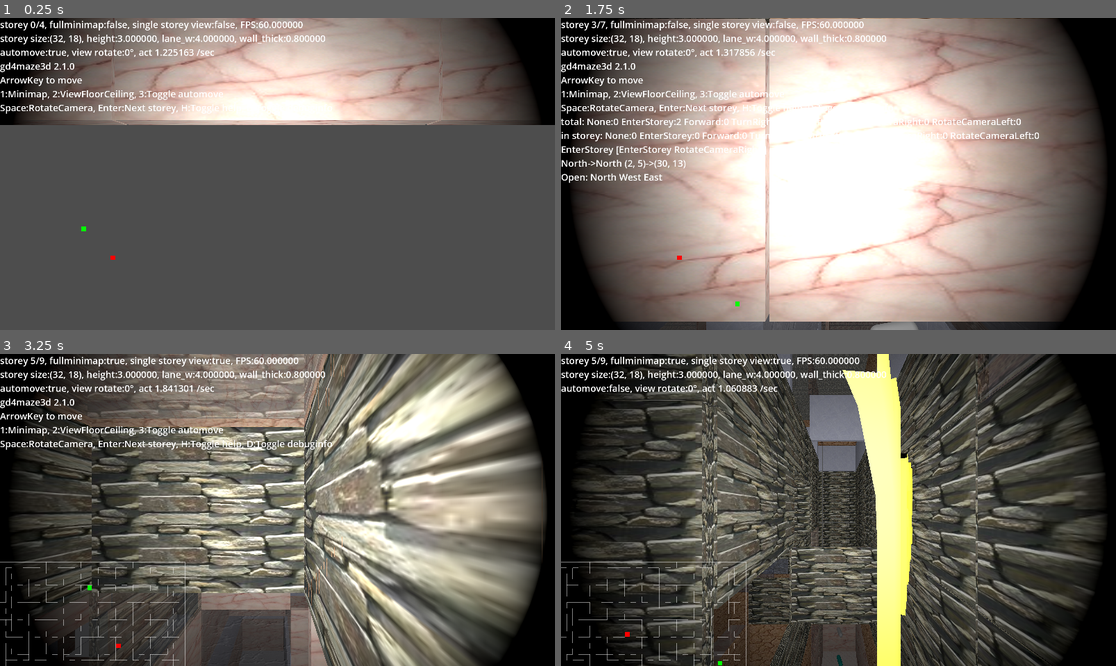
Above: before the commit, frames 1-4 (two rows, left to right).
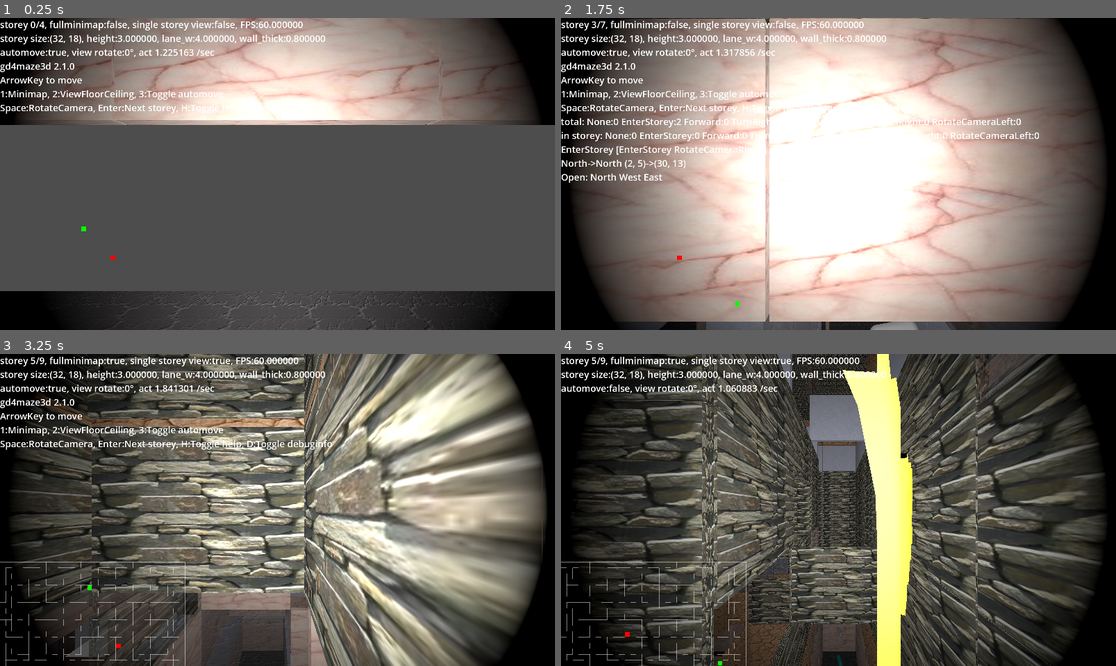
Above: after the commit, the same moments.

Repository: kasworld/gd4maze3d
Game: Godot game, scene res://main.tscn
Two runs of this game, one before a commit and one after it. Both use one fixed random seed, a clock stepped at 60 frames per second and the inputs below.
Inputs (mouse positions are in pixels of both pictures, inside the frame that each line leads up to):
- Up to frame 1 (0.25 s): no input
- Up to frame 2 (1.75 s): tap Enter at 0.5, 0.6, 1.35 s; move the mouse to (960, 158) at 0.52 s; hold D 0.53-1.28 s; click (960, 158) at 0.67 s; tap Space at 0.77, 1.52 s; move the mouse to (727, 189) at 1.27 s; hold Down from 1.28 s (still down)
- Up to frame 3 (3.25 s): move the mouse to (333, 441) at 2.02 s; release Down at 2.03 s; hold D 2.03-2.78 s; tap 1 at 2.1 s; tap Enter at 2.3, 3.05 s; move the mouse to (249, 572) at 2.77 s; hold Up from 2.78 s (still down); tap 2 at 2.85 s; click (249, 572) at 2.92 s; tap Space at 3.02 s
- Up to frame 4 (5 s): move the mouse to (1005, 556) at 3.52 s; release Up at 3.53 s; hold Left from 3.53 s (still down); tap 3 at 3.6 s; tap Space at 3.77, 4.52 s; tap Enter at 3.8, 4.55 s; move the mouse to (672, 463) at 4.27 s; tap H at 4.35 s

The runs differ from the first frame. In frame 1, 7.4% of the frame differs, in the area x 0-100%, y 87-100%; in frame 2, 0.3%; in frame 3, 7.5%, in the area x 10-59%, y 0-100%; in frame 4, 0.9%.

Commit message:
add floor,ceiling to storeylist

Diff:
--- a/main.gd
+++ b/main.gd
@@ -8,6 +8,17 @@
 const InitialStoreyCount :int = 3 # +1 on enter_new_storey
 const MaxStoreyCount :int = InitialStoreyCount *3
 var cur_storey_index :int = -1 # +1 on enter_new_storey
+
+var tex_dict = {
+	brownbrick = preload("res://image/brownbrick50.png"),
+	bluestone = preload("res://image/bluestone50.png"),
+	drymud = preload("res://image/drymud50.png"),
+	graystone = preload("res://image/graystone50.png"),
+	pinkstone = preload("res://image/pinkstone50.png"),
+	greenstone = preload("res://image/greenstone50.png"),
+	ice50 = preload("res://image/ice50.png")
+}
+
 
 var storey_scene = preload("res://storey.tscn")
 var storey_list :Array[Storey]
@@ -21,6 +32,7 @@
 	var st = storey_scene.instantiate()
 	add_child(st)
 	st.init(msize,h,lw,wt,stp,gp)
+	st.view_floor_ceiling(false,false)
 	storey_list.append(st)
 func del_old_storey()->void:
 	var st = storey_list.pop_front()
@@ -49,6 +61,19 @@
 var view_floor_ceiling :bool
 
 func _ready() -> void:
+	var tex_keys = tex_dict.keys()
+	tex_keys.shuffle()
+	$Floor.mesh.size = Vector2(maze_size.x*lane_w, maze_size.y*lane_w)
+	$Floor.position = Vector3(maze_size.x*lane_w/2.0, 0, maze_size.y*lane_w/2.0)
+	$Floor.mesh.material.albedo_texture = tex_dict[tex_keys[0]]
+	#$Floor.mesh.material.transparency = BaseMaterial3D.Transparency.TRANSPARENCY_ALPHA
+
+	$Ceiling.mesh.size = $Floor.mesh.size
+	$Ceiling.position = Vector3(maze_size.x*lane_w/2.0, storey_h, maze_size.y*lane_w/2.0)
+	$Ceiling.mesh.material.albedo_texture = tex_dict[tex_keys[1]]
+	#$Ceiling.mesh.material.transparency = BaseMaterial3D.Transparency.TRANSPARENCY_ALPHA
+
+
 	for i in PlayerCount:
 		var pl = character_scene.instantiate()
 		player_list.append(pl)
@@ -74,8 +99,8 @@
 	add_new_storey(maze_size,storey_h,lane_w,wall_thick)
 	for i in storey_list.size():
 		storey_list[i].view_floor_ceiling(false,false)
-	storey_list[0].view_floor_ceiling(true,false)
-	storey_list[-1].view_floor_ceiling(false,true)
+	$Floor.position.y = -storey_h * cur_storey_index
+	$Ceiling.position.y = storey_h * (storey_list.size()-cur_storey_index)
 
 	var cur_storey = get_cur_storey()
 	if minimap != null:
--- a/main.tscn
+++ b/main.tscn
@@ -1,9 +1,28 @@
-[gd_scene load_steps=3 format=3 uid="uid://bp1buta4pxobp"]
+[gd_scene load_steps=7 format=3 uid="uid://bp1buta4pxobp"]
 
 [ext_resource type="Script" path="res://main.gd" id="1_ct15n"]
 
 [sub_resource type="LabelSettings" id="LabelSettings_2txll"]
 font_size = 32
+
+[sub_resource type="StandardMaterial3D" id="StandardMaterial3D_ydl53"]
+emission = Color(0.188235, 0.188235, 0.188235, 1)
+uv1_scale = Vector3(0.5, 0.5, 0.5)
+uv1_triplanar = true
+
+[sub_resource type="PlaneMesh" id="PlaneMesh_fo7pf"]
+material = SubResource("StandardMaterial3D_ydl53")
+size = Vector2(100, 100)
+
+[sub_resource type="StandardMaterial3D" id="StandardMaterial3D_dhpxw"]
+emission = Color(0.384314, 0.384314, 0.384314, 1)
+uv1_scale = Vector3(0.5, 0.5, 0.5)
+uv1_triplanar = true
+
+[sub_resource type="PlaneMesh" id="PlaneMesh_jjisx"]
+material = SubResource("StandardMaterial3D_dhpxw")
+flip_faces = true
+size = Vector2(100, 100)
 
 [node name="Main" type="Node3D"]
 script = ExtResource("1_ct15n")
@@ -15,3 +34,12 @@
 offset_bottom = 45.0
 text = "hello"
 label_settings = SubResource("LabelSettings_2txll")
+
+[node name="Floor" type="MeshInstance3D" parent="."]
+mesh = SubResource("PlaneMesh_fo7pf")
+skeleton = NodePath("../..")
+
+[node name="Ceiling" type="MeshInstance3D" parent="."]
+transform = Transform3D(1, 0, 0, 0, 1, 0, 0, 0, 1, 0, 1, 0)
+mesh = SubResource("PlaneMesh_jjisx")
+skeleton = NodePath("../..")
Not shown: 1 places in storey.tscn that only renumber resources
